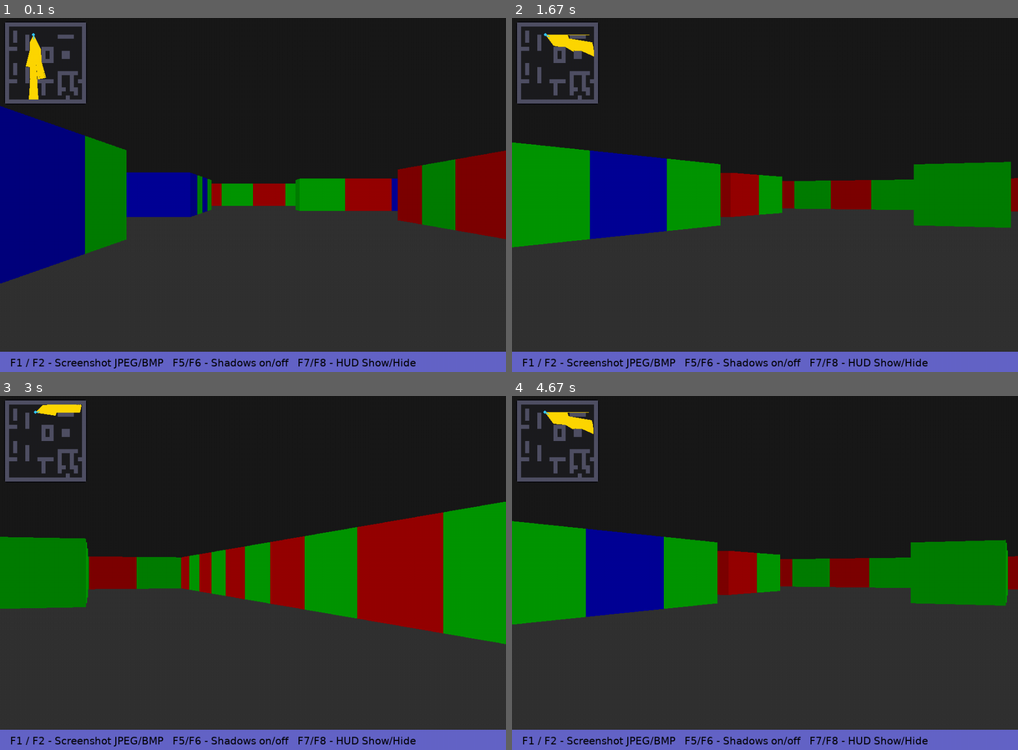
Above: before the commit, frames 1-4 (two rows, left to right).
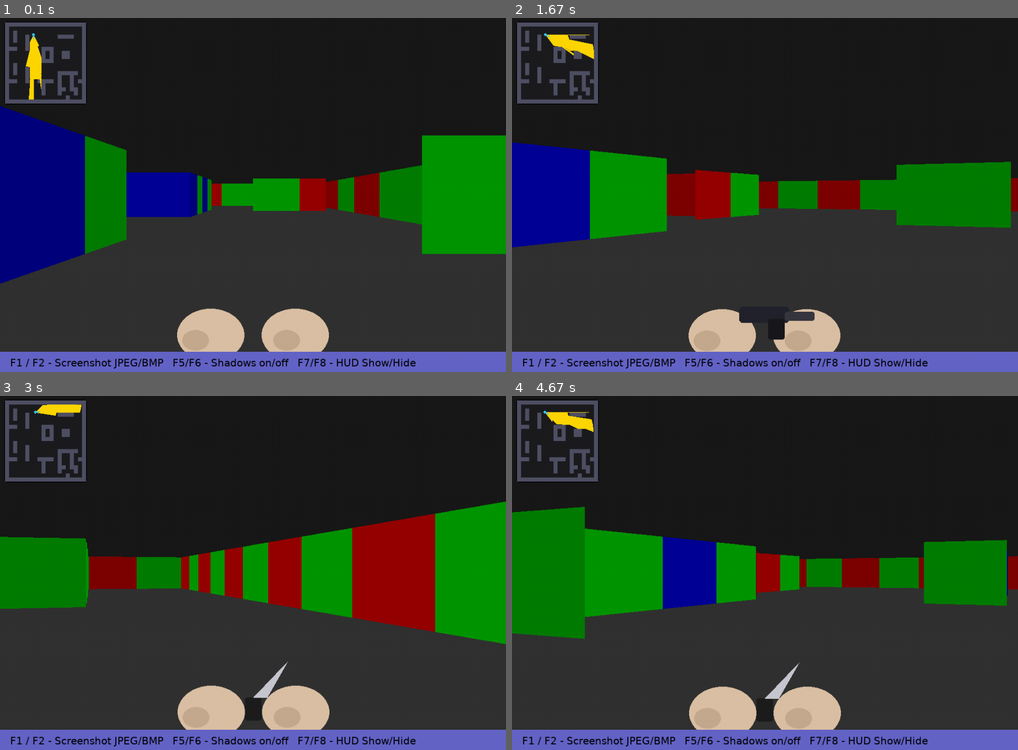
Above: after the commit, the same moments.

Repository: kay30kim/3DGame
Game: pygame game, started from raycasting1.py
The game is run twice, just before and just after one commit, with the same random seed, the same clock (stepped at 60 frames per second) and the same inputs.
Inputs (mouse positions are in pixels of both pictures, inside the frame that each line leads up to):
- Up to frame 1 (0.1 s): no input
- Up to frame 2 (1.67 s): tap Space at 0.33 s; hold Space 0.67-1.13 s; hold Right 0.67-1.13 s; tap 3 at 0.82 s; hold Space 1.17-1.63 s; hold Right 1.17-1.63 s
- Up to frame 3 (3 s): hold Right 1.67-2.13 s; tap 1 at 1.82, 2.98 s; click (131, 576) at 2.22 s; hold Up 2.5-2.8 s; tap 2 at 2.65 s; hold Right from 2.83 s (still down)
- Up to frame 4 (4.67 s): release Right at 3.3 s; hold Left 3.33-3.87 s; tap 3 at 3.48 s; hold Down 3.9-4.2 s; tap 2 at 4.05 s; hold Left 4.23-4.63 s; tap 1 at 4.38 s

The runs differ from the first frame. In frame 1, 11% of the frame differs, in the area x 6-100%, y 7-95%; in frame 2, 14%; in frame 3, 4.2%; in frame 4, 15%, in the area x 0-98%, y 5-95%.

Commit message:
Add Hands and animation

Diff:
--- a/raycasting1.py
+++ b/raycasting1.py
@@ -3,6 +3,7 @@
 import time
 import pygame
 from pygame.locals import *
+import os  # NEW
 
 # except ImportError:
 #     print("PyRay could not import necessary modules")
@@ -100,6 +101,141 @@
     fy = py + int(dirX / magd * 8)
     pygame.draw.line(screen, COLOR_PLAYER, (px, py), (fx, fy), 2)
 
+# --- NEW: 무기 스프라이트 로드/플레이스홀더 및 애니메이션 유틸 ---
+def _load_or_make(path, size, draw_fn):
+    w, h = size
+    try:
+        if os.path.exists(path):
+            img = pygame.image.load(path).convert_alpha()
+            return pygame.transform.smoothscale(img, (w, h))
+    except Exception:
+        pass
+    surf = pygame.Surface((w, h), pygame.SRCALPHA)
+    draw_fn(surf)
+    return surf
+
+def _draw_hands_placeholder(surf):
+    w, h = surf.get_size()
+    skin = (235, 205, 175, 235)
+    shade = (210, 180, 150, 235)
+    pygame.draw.ellipse(surf, skin,  (int(w*0.05),  int(h*0.50), int(w*0.40), int(h*0.45)))
+    pygame.draw.ellipse(surf, skin,  (int(w*0.55),  int(h*0.50), int(w*0.40), int(h*0.45)))
+    pygame.draw.ellipse(surf, shade, (int(w*0.08),  int(h*0.68), int(w*0.16), int(h*0.18)))
+    pygame.draw.ellipse(surf, shade, (int(w*0.62),  int(h*0.68), int(w*0.16), int(h*0.18)))
+
+def _draw_knife_placeholder(surf):
+    _draw_hands_placeholder(surf)
+    w, h = surf.get_size()
+    handle = (30, 30, 30, 255)
+    blade  = (200, 200, 210, 255)
+    pygame.draw.rect(surf, handle, (int(w*0.45), int(h*0.60), int(w*0.10), int(h*0.20)), border_radius=4)
+    pygame.draw.polygon(
+        surf, blade,
+        [(int(w*0.50), int(h*0.60)),
+         (int(w*0.70), int(h*0.30)),
+         (int(w*0.58), int(h*0.60))]
+    )
+
+def _draw_gun_placeholder(surf):
+    _draw_hands_placeholder(surf)
+    w, h = surf.get_size()
+    body  = (35, 35, 45, 255)
+    grip  = (25, 25, 30, 255)
+    barrel= (55, 55, 65, 255)
+    pygame.draw.rect(surf, body,   (int(w*0.35), int(h*0.48), int(w*0.30), int(h*0.14)), border_radius=6)
+    pygame.draw.rect(surf, grip,   (int(w*0.52), int(h*0.58), int(w*0.10), int(h*0.18)), border_radius=4)
+    pygame.draw.rect(surf, barrel, (int(w*0.62), int(h*0.52), int(w*0.18), int(h*0.08)), border_radius=4)
+
+def build_weapon_assets(view_w, view_h):
+    base_w = max(240, view_w // 3)
+    base_h = max(180, view_h // 3)
+    assets = {
+        "hands": _load_or_make("assets/hands.png", (base_w, base_h), _draw_hands_placeholder),
+        "knife": _load_or_make("assets/knife.png", (base_w, base_h), _draw_knife_placeholder),
+        "gun":   _load_or_make("assets/gun.png",   (base_w, base_h), _draw_gun_placeholder),
+    }
+    return assets
+
+def draw_weapon(screen, assets, selected, sway_xy=(0,0)):
+    """현재 선택된 무기를 화면 하단 중앙에 그린다(약간의 흔들림 적용). 반환값: blit된 rect"""
+    surf = assets.get(selected)
+    if not surf:
+        return None
+    w, h = screen.get_size()
+    ox, oy = sway_xy
+    rect = surf.get_rect()
+    rect.midbottom = (w // 2 + ox, h - 8 + oy)  # 아래 여백 8px
+    screen.blit(surf, rect)
+    return rect
+
+def _attack_spec(weapon: str):
+    if weapon == "knife": return (0.18, 0.25)  # (duration, cooldown)
+    if weapon == "gun":   return (0.12, 0.15)
+    return (0.20, 0.25)   # hands
+
+def trigger_attack(weapon: str, state: dict):
+    dur, cd = _attack_spec(weapon)
+    if state.get("mode", "idle") == "idle" and state.get("cooldown", 0.0) <= 0.0:
+        state["mode"] = "attack"
+        state["t"] = 0.0
+        state["dur"] = dur
+        state["cooldown"] = cd
+
+def update_weapon_state(weapon: str, state: dict, dt: float):
+    if state.get("cooldown", 0.0) > 0.0:
+        state["cooldown"] -= dt
+        if state["cooldown"] < 0.0: state["cooldown"] = 0.0
+    if state.get("mode", "idle") == "attack":
+        state["t"] += dt
+        dur = state.get("dur", _attack_spec(weapon)[0])
+        if state["t"] >= dur:
+            state["mode"] = "idle"
+            state["t"] = 0.0
+
+def _ease_out_quad(x: float) -> float:
+    return 1.0 - (1.0 - x) * (1.0 - x)
+
+def weapon_anim_offsets(weapon: str, state: dict):
+    if state.get("mode") != "attack":
+        return (0, 0), False, 0.0
+    dur = state.get("dur", _attack_spec(weapon)[0])
+    p = max(0.0, min(1.0, state.get("t", 0.0) / dur))
+    if weapon == "knife":
+        dx = int(18 * math.sin(p * math.pi))
+        dy = int(8  * math.sin(p * math.pi))
+        flash = False
+    elif weapon == "gun":
+        dx = 0
+        dy = -int(14 * _ease_out_quad(p))
+        flash = (state["t"] < min(0.05, dur * 0.45))
+    else:  # hands
+        dx = 0
+        dy = -int(10 * math.sin(p * math.pi))
+        flash = False
+    return (dx, dy), flash, p
+
+def draw_muzzle_flash(screen, weapon_rect):
+    w, h = weapon_rect.size
+    x0 = weapon_rect.right - int(w * 0.12)
+    y0 = weapon_rect.top   + int(h * 0.52)
+    pts = [
+        (x0, y0),
+        (x0 + int(w * 0.10), y0 - int(h * 0.03)),
+        (x0 + int(w * 0.12), y0 + int(h * 0.02)),
+    ]
+    pygame.draw.polygon(screen, (255, 240, 180), pts)
+    pygame.draw.polygon(screen, (255, 255, 220), pts, width=1)
+
+def draw_slash_effect(screen, weapon_rect, p: float):
+    w, h = weapon_rect.size
+    surf = pygame.Surface((w, h), pygame.SRCALPHA)
+    x = int(w * (0.50 + 0.25 * p))
+    y = int(h * (0.50 - 0.10 * math.sin(p * math.pi)))
+    tri = [(x, y - 12), (x + 48, y), (x, y + 12)]
+    alpha = int(200 * (1.0 - p))
+    pygame.draw.polygon(surf, (255, 255, 255, alpha), tri)
+    screen.blit(surf, weapon_rect.topleft)
+
 def main():
     pygame.init()
 
@@ -114,6 +250,13 @@
     screen = pygame.display.set_mode((WIDTH, HEIGHT))
     pygame.display.set_caption("PyRay - Python Raycasting Engine (v0.03)")
 
+    # --- NEW: 무기/애니메이션 상태 및 에셋/시계 ---
+    selected_weapon = "hands"           # 기본 무기
+    weapon_phase = 0.0                  # 흔들림 위상
+    weapon_state = {"mode": "idle", "t": 0.0, "cooldown": 0.0, "dur": 0.0}
+    weapon_assets = build_weapon_assets(WIDTH, HEIGHT)
+    clock = pygame.time.Clock()
+
     showShadow = True
     showHUD = True
 
@@ -140,14 +283,31 @@
         # Catches user input
         # Sets keys[key] to True or False
         # keys = pygame.key.get_pressed()
+        dt = clock.tick(60) / 1000.0  # NEW: 프레임 경과시간(초)
         for event in pygame.event.get():
             if event.type == KEYDOWN:
                 if event.key == K_ESCAPE:
                     close()
                     return
                 # keys[event.key] = True
+                # NEW: 무기 전환 & 공격
+                if event.key == K_1:
+                    selected_weapon = "knife"
+                elif event.key == K_3:
+                    selected_weapon = "gun"
+                elif event.key == K_2:
+                    selected_weapon = "hands"
+                elif event.key == K_SPACE:
+                    trigger_attack(selected_weapon, weapon_state)
             # elif event.type == KEYUP:
             #     keys[event.key] = False
+            # NEW: 창 닫기(X) & 마우스 좌클릭 공격
+            if event.type == QUIT:
+                close()
+                return
+            if event.type == MOUSEBUTTONDOWN and event.button == 1:
+                trigger_attack(selected_weapon, weapon_state)
+
         # Checks with keys are pressed by the user
         # Uses if so that more than one button at a time can be pressed.
         keys = pygame.key.get_pressed()
@@ -209,6 +369,8 @@
             showHUD = False
             print("K_F8:", keys[K_F8])
 
+        # --- NEW: 무기 애니메이션 상태 업데이트 ---
+        update_weapon_state(selected_weapon, weapon_state, dt)
 
         # Draws roof and floor
         screen.fill((25,25,25))
@@ -250,7 +412,7 @@
 
             else:
                 stepY = 1
-                sideDistanceY = (mapY + 1.0 - rayPositionY) * deltaDistanceY
+                sideDistanceY = (rayPositionY - mapY) * deltaDistanceY
 
             # Finding distance to a wall
             hit = 0
@@ -306,6 +468,23 @@
 
         draw_minimap(screen, worldMap, positionX, positionY, directionX, directionY, rays_for_minimap)
 
+        # --- NEW: 무기 흔들림 + 공격 오프셋 & 이펙트 렌더 ---
+        moving = keys[K_UP] or keys[K_DOWN] or keys[K_LEFT] or keys[K_RIGHT]
+        weapon_phase += 0.12 if moving else 0.05
+        sway_x = int(2 * math.sin(weapon_phase * 2.0))
+        sway_y = int(3 * math.sin(weapon_phase * 1.0))
+
+        (atk_dx, atk_dy), flash_on, slash_p = weapon_anim_offsets(selected_weapon, weapon_state)
+        total_dx = sway_x + atk_dx
+        total_dy = sway_y + atk_dy
+
+        weapon_rect = draw_weapon(screen, weapon_assets, selected_weapon, (total_dx, total_dy))
+        if weapon_rect:
+            if selected_weapon == "gun" and flash_on:
+                draw_muzzle_flash(screen, weapon_rect)
+            if selected_weapon == "knife" and weapon_state.get("mode") == "attack":
+                draw_slash_effect(screen, weapon_rect, slash_p)
+
         # Drawing HUD if showHUD is True
         if showHUD:
             pygame.draw.rect(screen, (100,100,200), (0, HEIGHT-40, WIDTH, 40))
